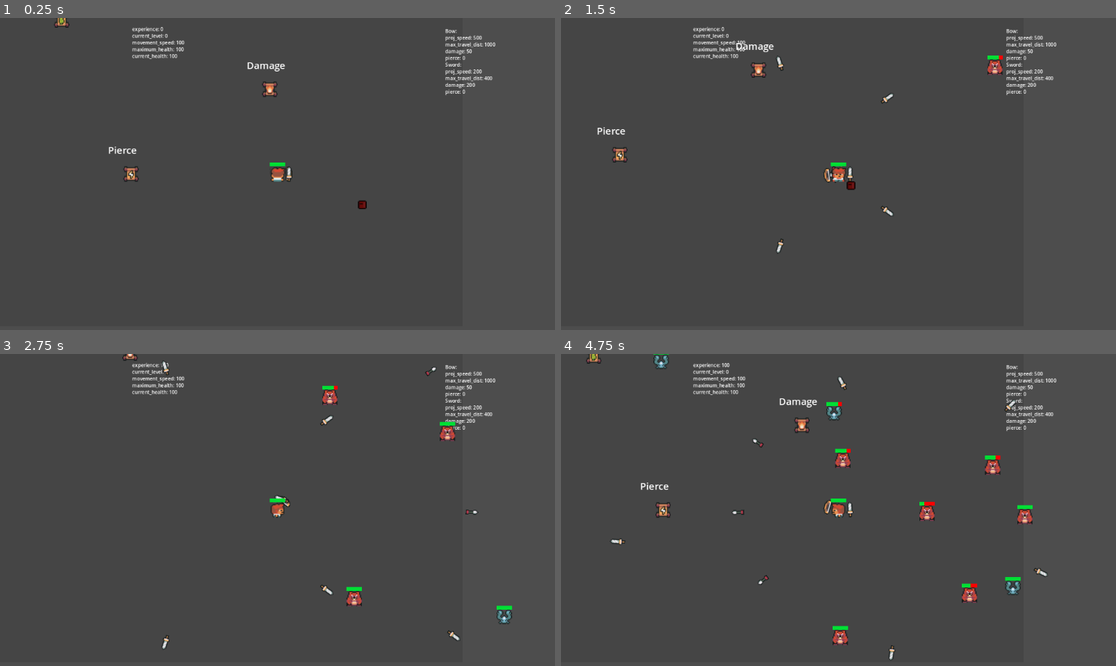
Above: before the commit, frames 1-4 (two rows, left to right).
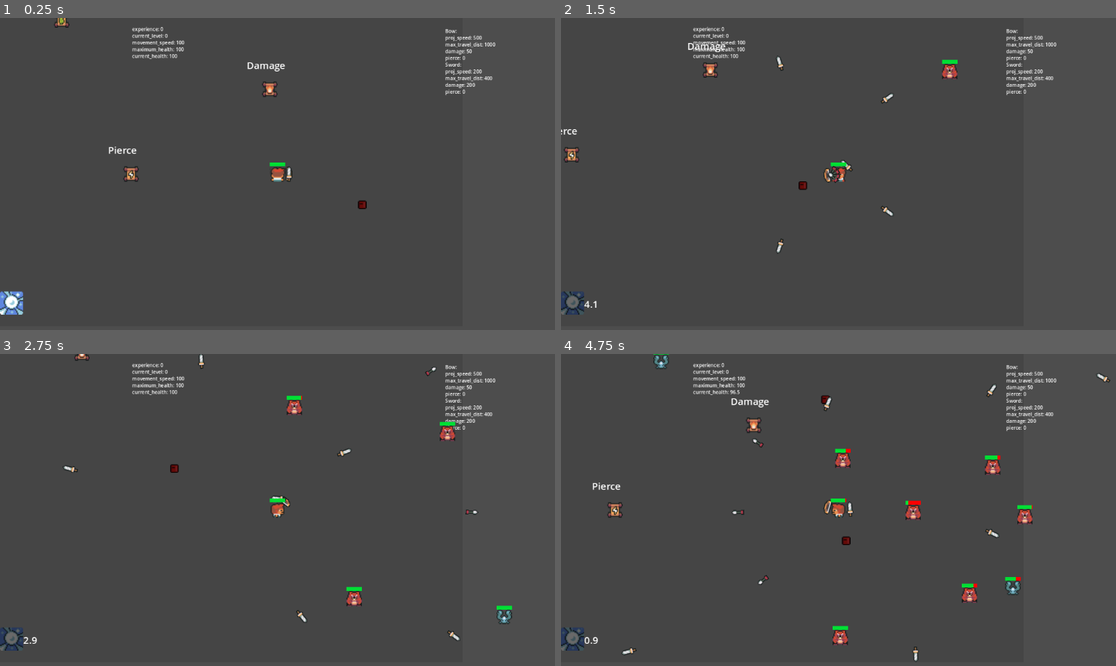
Above: after the commit, the same moments.

Repository: stshryu/GodotTemplates
Game: Godot game, scene res://game/game.tscn
Two runs of this game, one before a commit and one after it. Both use one fixed random seed, a clock stepped at 60 frames per second and the inputs below.
Inputs (mouse positions are in pixels of both pictures, inside the frame that each line leads up to):
- Up to frame 1 (0.25 s): no input
- Up to frame 2 (1.5 s): tap Enter at 0.5 s; move the mouse to (960, 158) at 0.52 s; hold D (right) 0.53-1.28 s; tap Space (dash) at 0.6, 1.35 s; move the mouse to (727, 189) at 1.27 s; hold S (down) from 1.28 s (still down)
- Up to frame 3 (2.75 s): move the mouse to (333, 441) at 2.02 s; release S (down) at 2.03 s; hold D (right) from 2.03 s (still down); tap Space (dash) at 2.1 s
- Up to frame 4 (4.75 s): move the mouse to (810, 572) at 2.77 s; release D (right) at 2.78 s; hold W (up) 2.78-3.53 s; tap Space (dash) at 2.85, 3.6, 4.35 s; move the mouse to (1005, 556) at 3.52 s; hold A (left) from 3.53 s (still down); move the mouse to (672, 463) at 4.27 s

The runs differ from the first frame. In frame 1, 0.3% of the frame differs, in the area x 0-5%, y 87-96%; in frame 2, 1.4%; in frame 3, 1.0%; in frame 4, 2.0%, in the area x 0-99%, y 0-99%.

Commit message:
Adding a true dash mechanic with UI elements

Diff:
--- a/vampiresurvivortemplate/Player/player.gd
+++ b/vampiresurvivortemplate/Player/player.gd
@@ -8,6 +8,7 @@
 @onready var hurtbox = %HurtBox
 @onready var playerhealthbar = %HealthBar
 @onready var playerstats: PlayerStats = PlayerStats.new()
+@onready var player_ability_node = %ability_node
 
 var player_upgrades: Array[BaseAmmoStrategy] = []
 var player_weapon_upgrades: Array[BaseWeaponStrategy] = []
@@ -27,8 +28,15 @@
 	velocity = direction * playerstats.movement_speed
 	move_and_slide()
 
+	### TODO:
+	### Something important to note, my keyboard isn't able to handle key ghosting because it can't
+	### handle both S and D being pressed at the same time as space to register a dash. It also
+	### struggles to handle A,S and W,D whereas W,A and the singular W,A,S,D appear to work perfectly
+	### fine with the spacebar as dash. Hopefully its a keyboard issue, and not a ingame engine
+	### input dropping issue.
 	if Input.is_action_just_pressed("dash"):
-		pass
+		var dash = player_ability_node.get_child(0)
+		dash.use_ability(self)
 
 	var overlapping_mobs = hurtbox.get_overlapping_bodies()
 	if overlapping_mobs.size() > 0:
--- a/vampiresurvivortemplate/Player/player.tscn
+++ b/vampiresurvivortemplate/Player/player.tscn
@@ -6,6 +6,7 @@
 [ext_resource type="PackedScene" uid="uid://jgtkvontip7r" path="res://game/weapons/sword/sword.tscn" id="4_lkv4n"]
 [ext_resource type="Script" path="res://Player/player_animation.gd" id="5_oiu4p"]
 [ext_resource type="AnimationNodeStateMachine" uid="uid://dss6ssjg4kmku" path="res://animation/playeranimation.tres" id="6_dcus4"]
+[ext_resource type="PackedScene" uid="uid://s6a3dwbauc0y" path="res://abilities/dash/dash_ability.tscn" id="7_30b1c"]
 
 [sub_resource type="RectangleShape2D" id="RectangleShape2D_xbshb"]
 size = Vector2(14, 14)
@@ -265,6 +266,22 @@
 parameters/PlayerStates/Walk/blend_position = Vector2(0, 0)
 parameters/TimeScale/scale = 1.0
 
+[node name="ability_canvas" type="CanvasLayer" parent="."]
+
+[node name="Control" type="Control" parent="ability_canvas"]
+layout_mode = 3
+anchors_preset = 2
+anchor_top = 1.0
+anchor_bottom = 1.0
+offset_top = -40.0
+offset_right = 40.0
+grow_vertical = 0
+
+[node name="ability_node" type="Node2D" parent="ability_canvas/Control"]
+unique_name_in_owner = true
+
+[node name="DashAbility" parent="ability_canvas/Control/ability_node" instance=ExtResource("7_30b1c")]
+
 [connection signal="upgrade_picked_up" from="." to="Bow" method="_on_player_upgrade_picked_up"]
 [connection signal="upgrade_picked_up" from="." to="Sword" method="_on_player_upgrade_picked_up"]
 [connection signal="weapon_upgrade_picked_up" from="." to="Bow" method="_on_player_weapon_upgrade_picked_up"]
--- a/vampiresurvivortemplate/abilities/Ability.tscn
+++ /dev/null
@@ -1,15 +0,0 @@
-[gd_scene format=3 uid="uid://bd0cuiobacwql"]
-
-[node name="Ability" type="Node2D"]
-
-[node name="world_container" type="Control" parent="."]
-layout_mode = 3
-anchors_preset = 0
-offset_right = 40.0
-offset_bottom = 40.0
-
-[node name="UI_container" type="Control" parent="."]
-layout_mode = 3
-anchors_preset = 0
-offset_right = 40.0
-offset_bottom = 40.0
--- a/vampiresurvivortemplate/abilities/BaseAbility.gd
+++ /dev/null
@@ -1,8 +0,0 @@
-class_name BaseAbility
-extends Resource
-
-@export var ability_name: String
-@export var ability_scene: PackedScene
-
-func instantiate_child_ability_for_parent(entity):
-	pass
--- a/vampiresurvivortemplate/abilities/dash/dash.tres
+++ /dev/null
@@ -1,8 +0,0 @@
-[gd_resource type="Resource" script_class="BaseAbility" load_steps=3 format=3 uid="uid://bsj40hroauykg"]
-
-[ext_resource type="PackedScene" uid="uid://bd0cuiobacwql" path="res://abilities/Ability.tscn" id="1_3j74v"]
-[ext_resource type="Script" path="res://abilities/BaseAbility.gd" id="2_twla0"]
-
-[resource]
-script = ExtResource("2_twla0")
-ability_scene = ExtResource("1_3j74v")
--- /dev/null
+++ b/vampiresurvivortemplate/abilities/dash/dash_ability.gd
@@ -0,0 +1,39 @@
+class_name DashAbility
+extends Node2D
+
+@onready var sprite: Sprite2D = %ui_sprite
+@onready var cooldown_text: RichTextLabel = %cooldown_text
+@onready var cooldown_timer: Timer = %cooldown_timer
+
+@export var dash_distance: Vector2 = Vector2(50.0,50.0)
+@export var dash_cooldown: float = 5.0
+
+var is_usable = true
+
+func _ready():
+	cooldown_timer.wait_time = dash_cooldown
+	cooldown_text.visible = false
+
+func _process(_delta):
+	if not is_usable:
+		var cooldown_remaining = "%3.1f" % cooldown_timer.time_left
+		cooldown_text.visible = true
+		cooldown_text.text = cooldown_remaining
+
+func use_ability(parent_entity):
+	if is_usable:
+		parent_entity.global_position += parent_entity.velocity.normalized() * dash_distance
+		cooldown_timer.start()
+		is_usable = false
+		toggle_greyscale()
+
+func toggle_greyscale():
+	if sprite.modulate == Color.DIM_GRAY:
+		sprite.modulate = Color(1,1,1)
+	else:
+		sprite.modulate = Color.DIM_GRAY
+
+func _on_cooldown_timer_timeout():
+	is_usable = true
+	cooldown_text.visible = false
+	toggle_greyscale()
--- /dev/null
+++ b/vampiresurvivortemplate/abilities/dash/dash_ability.tscn
@@ -0,0 +1,26 @@
+[gd_scene load_steps=3 format=3 uid="uid://s6a3dwbauc0y"]
+
+[ext_resource type="Script" path="res://abilities/dash/dash_ability.gd" id="1_4qo4l"]
+[ext_resource type="Texture2D" uid="uid://dlk4tq7jp2268" path="res://art/OrbWater.png" id="2_17bxq"]
+
+[node name="DashAbility" type="Node2D"]
+script = ExtResource("1_4qo4l")
+
+[node name="ui_sprite" type="Sprite2D" parent="."]
+unique_name_in_owner = true
+position = Vector2(12, 12)
+texture = ExtResource("2_17bxq")
+
+[node name="cooldown_text" type="RichTextLabel" parent="."]
+unique_name_in_owner = true
+offset_left = 24.0
+offset_top = 6.0
+offset_right = 67.0
+offset_bottom = 18.0
+theme_override_font_sizes/normal_font_size = 10
+scroll_active = false
+
+[node name="cooldown_timer" type="Timer" parent="."]
+unique_name_in_owner = true
+
+[connection signal="timeout" from="cooldown_timer" to="." method="_on_cooldown_timer_timeout"]
--- a/vampiresurvivortemplate/entity/BaseEntity.gd
+++ b/vampiresurvivortemplate/entity/BaseEntity.gd
@@ -3,22 +3,15 @@
 
 var entity_abilities: Dictionary = {}
 var enabled_abilities: Array[String] = []
-var ability_node: Node2D
 
-func add_ability_to_entity(new_ability: BaseAbility):
-	if !entity_abilities.has(new_ability.ability_name):
-		entity_abilities[new_ability.ability_name] = new_ability
+func add_ability_to_entity():
+	pass
 
 func enable_ability(ability_name):
-	if entity_abilities.has(ability_name) and not enabled_abilities.has(ability_name):
-		enabled_abilities.append(ability_name)
+	pass
 
 func disable_ability(ability_name):
-	if enabled_abilities.has(ability_name):
-		enabled_abilities.remove_at(enabled_abilities.find(ability_name))
+	pass
 
-func create_abilities_in_scene_tree():
-	for ability in enabled_abilities:
-		var ability_scene = entity_abilities[ability].ability_scene
-		ability_scene.instantiate()
-		ability_node.call_deferred("add_child", ability_scene)
+func create_abilities_in_scene_tree(ability_node):
+	pass
Not shown: 1 places in vampiresurvivortemplate/Player/player.tscn that only renumber resources
